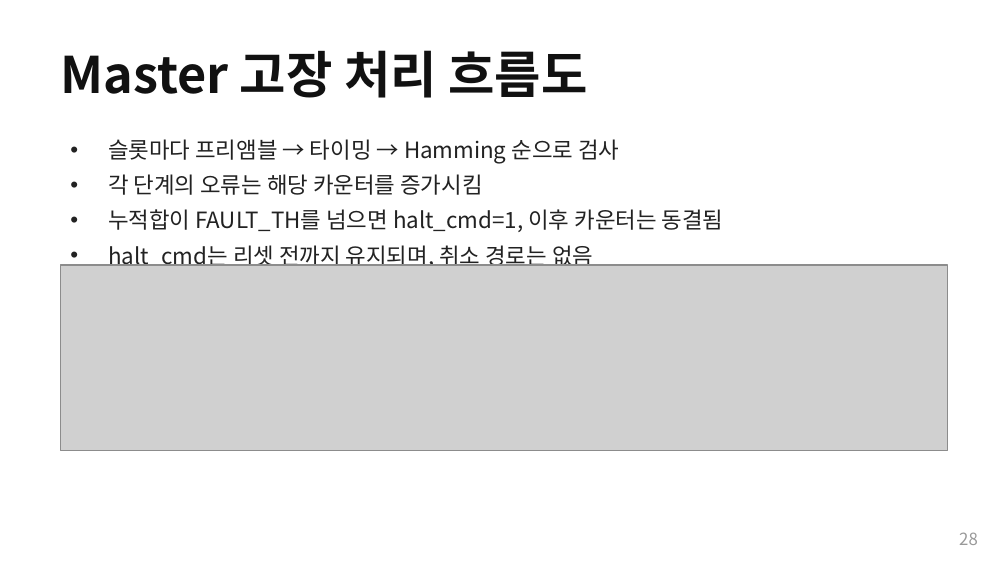
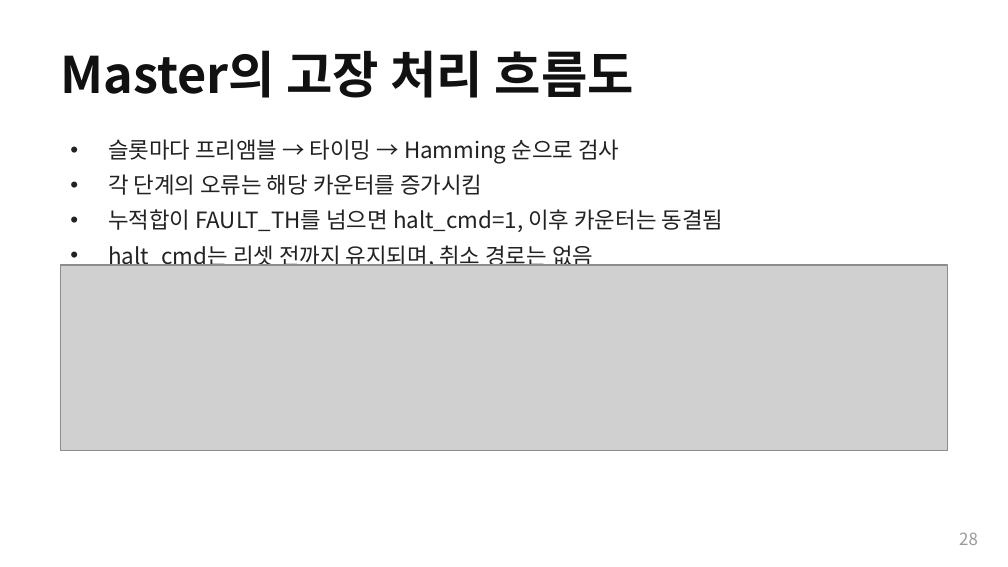
Before and after one commit to Woodong02/SoC_Design_and_Programming, a slide deck: slide 28 of presentation_full.pptx. Drawn at 1008x567 pixels with LibreOffice and Linux fonts; fonts in the diff are those of the drawing; grey boxes stand for pictures. Boxes give left, top, right and bottom in pixels: in the first picture for what was removed or moved away, otherwise in the second. Text is boxed around its words. In the diff, an @@ line names an element or a change of style, - is before the commit and + after.

```diff
--- a/presentation_full.pptx
+++ b/presentation_full.pptx
@@ text at box(60, 50, 634, 98): text changed @@
-Master 고장 처리 흐름도
+Master의 고장 처리 흐름도
```
Also in this commit, not shown: 4 other slides changed, 4 other files.
